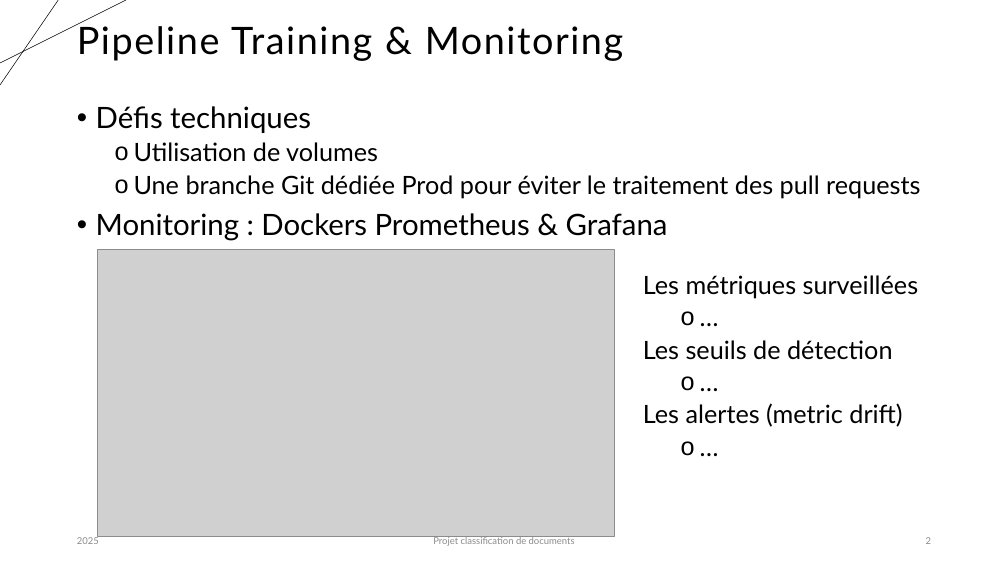
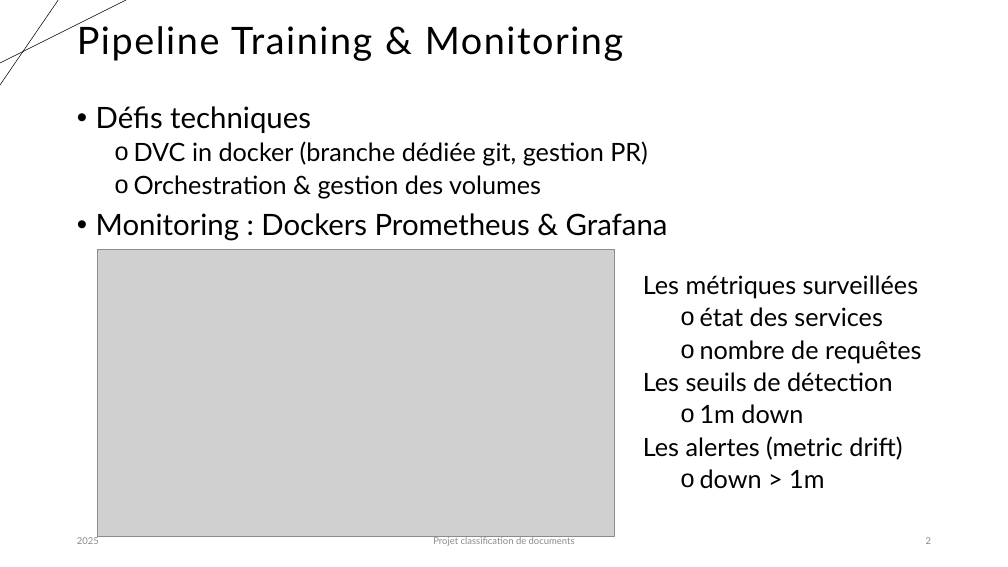
Before and after one commit to karned-formation/SEP24-MLOPS-SAKE, a slide deck: slide 2 of report/Projet_classification_MLOps_Partie2_Sarah.pptx. Drawn at 1008x567 pixels with LibreOffice and Linux fonts; fonts in the diff are those of the drawing; grey boxes stand for pictures. Boxes give left, top, right and bottom in pixels: in the first picture for what was removed or moved away, otherwise in the second. Text is boxed around its words. In the diff, an @@ line names an element or a change of style, - is before the commit and + after.

```diff
--- a/report/Projet_classification_MLOps_Partie2_Sarah.pptx
+++ b/report/Projet_classification_MLOps_Partie2_Sarah.pptx
@@ text at (134, 141, 648, 198): text changed @@
-  o Utilisation de volumes
-  o Une branche Git dédiée Prod pour éviter le traitement des pull requests
+  o DVC in docker (branche dédiée git, gestion PR)
+  o Orchestration & gestion des volumes
@@ text at (700, 307, 922, 363): text changed @@
-  o …
+  o état des services
+  o nombre de requêtes
@@ text at (700, 404, 803, 423): text changed @@
-  o …
+  o 1m down
@@ text at (700, 469, 824, 488): text changed @@
-  o …
+  o down > 1m
```
Also in this commit, not shown: 1 other slide changed.
